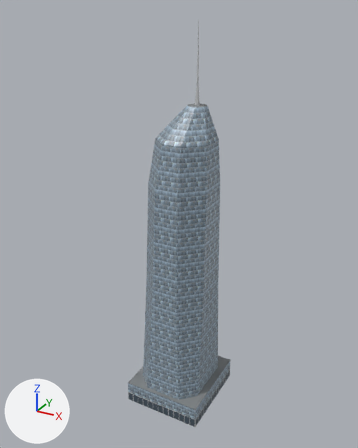
Renders of the glTF model assets/m/buildings/nyc/bank_of_america_tower.glb from each side of a commit.
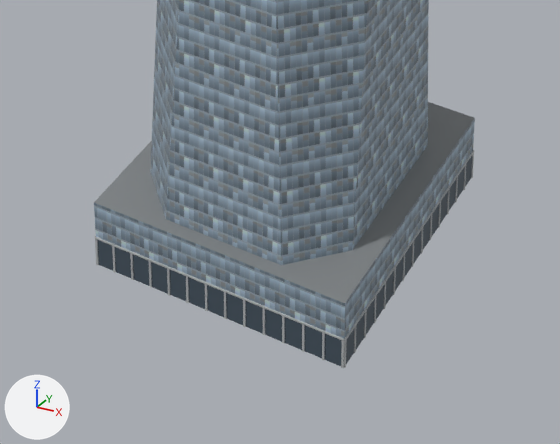
There are two pictures of each version: one whole from a camera (50 mm lens) standing at (201.0, -369.0, 376.0) and looking at (-3.0, 2.0, 191.0), one close up on the part from 29% to 71% of the width and 73% to 100% of the height. Arrows for +X, +Y and +Z are at lower left; the lights stay in place. The first two pictures are the older version. Where no turn or scale is listed for an object, it has been applied to the vertices. Vertices at exactly the same position are counted once.

Objects in the first close-up: 'bank_of_america_tower'.
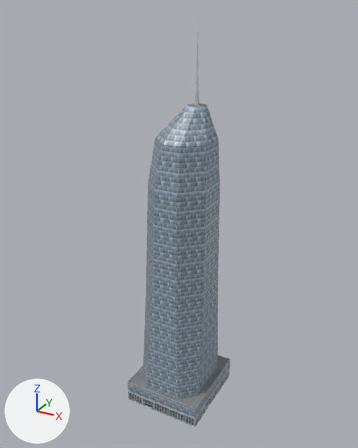
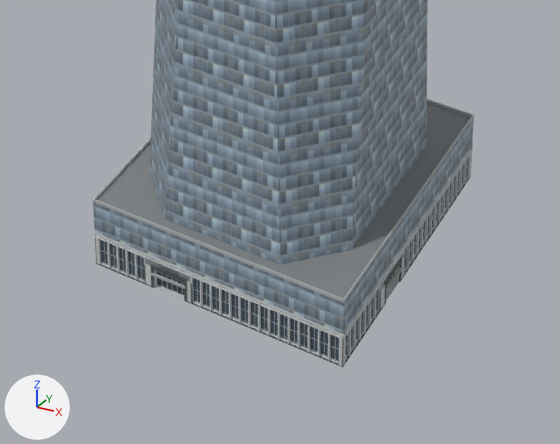
Location of each change, [x1, y1, x2, y2] in pixels of the close-ups (560 x 444 px):
'bank_of_america_tower', reshaped
    before: [94, 0, 475, 368]
    after: [93, 0, 474, 367]
part 1 of me_bank_of_america_tower, deleted
    before: [130, 165, 466, 360]
part 2 of me_bank_of_america_tower, cut back
    before: [95, 149, 474, 368]
    after: [93, 99, 474, 367]
part 3 of me_bank_of_america_tower, surface changed
    before: [95, 235, 324, 332]
    after: [111, 241, 344, 337]

Edits to the bpy script that builds the scene:
```text
Change me_bank_of_america_tower:
    used by ob_bank_of_america_tower; location = (0.0, 0.0, 183.0)
    remove me_bank_of_america_tower.from_pydata(...)  # 584 vertices, 760 faces; spans x -39.0..39.0, y -42.0..42.0, z -183.0..183.0
    add me_bank_of_america_tower.from_pydata(...)  # 3916 vertices, 4210 faces; spans x -39.0..39.0, y -43.0..43.0, z -183.0..183.0
    me_bank_of_america_tower part 1: 29 loose pieces with 232 vertices, spanning x -27.0..39.0, y -42.0..42.0, z -183.0..-173.0, are deleted
    me_bank_of_america_tower part 2: 82 vertices moved from x -39.0..39.0, y -42.0..42.0, z -183.0..-173.0 to x -39.0..39.0, y -42.0..43.0, z -183.0..-172.0; 76 vertices removed from x -39.0..39.0, y -42.0..42.0, z -183.0..-173.0; 3640 vertices added at x -39.0..39.0, y -43.0..43.0, z -183.0..-160.0
    me_bank_of_america_tower part 3: 30 kept faces spanning x -39.0..39.0, y -42.0..42.0, z -183.0..-172.0 get new texture (UV) coordinates
    other edits to the shape of me_bank_of_america_tower do not show in these pictures
```
